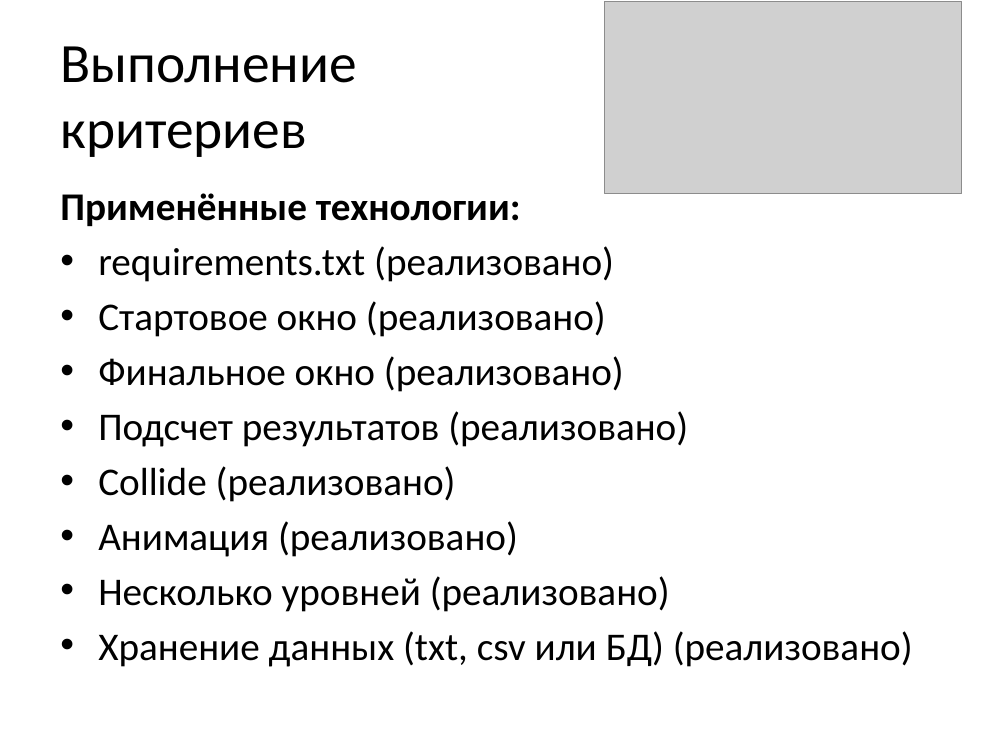
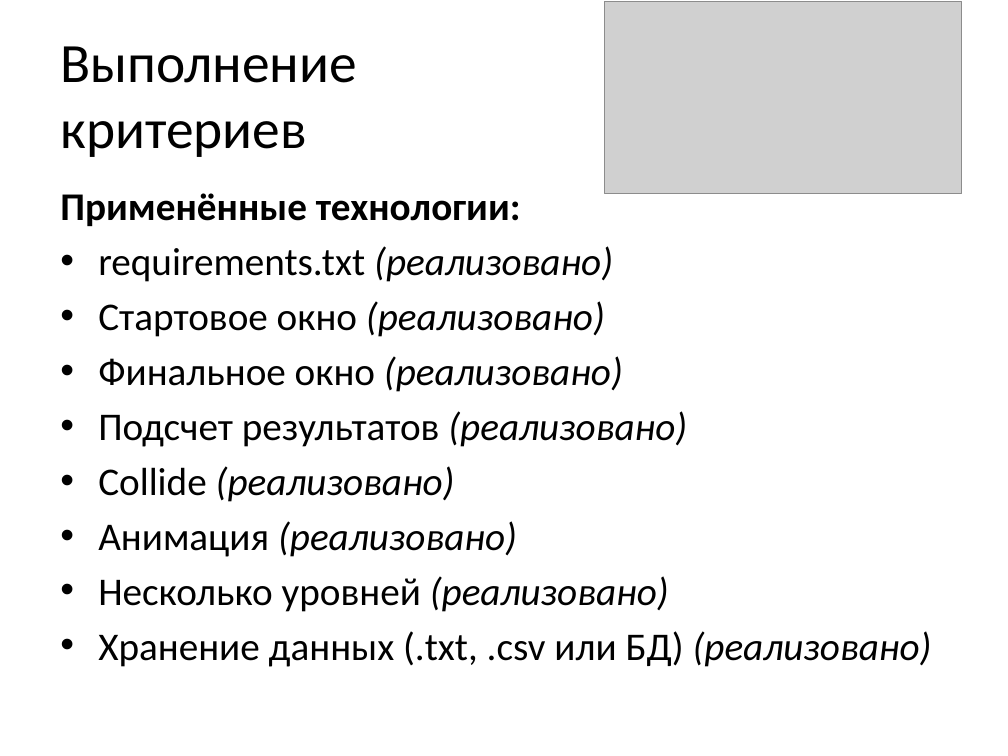
Before and after one commit to novd7/yandex_project2_tetris, a slide deck: slide 9 of defence_of_project/presentation.pptx. Drawn at 1008x756 pixels with LibreOffice and Linux fonts; fonts in the diff are those of the drawing; grey boxes stand for pictures. Boxes give left, top, right and bottom in pixels: in the first picture for what was removed or moved away, otherwise in the second. Text is boxed around its words. In the diff, an @@ line names an element or a change of style, - is before the commit and + after.

```diff
--- a/defence_of_project/presentation.pptx
+++ b/defence_of_project/presentation.pptx
@@ text at (98,246,687,612): italic on in "(реализовано)", "(реализовано)", "(реализовано)", "(реализовано)" and 3 more places @@
@@ text at (98,631,932,667): text changed @@
-• Хранение данных (txt, csv или БД) (реализовано)
+• Хранение данных (.txt, .csv или БД) (реализовано)
```
Also in this commit, not shown: 6 other slides changed.
